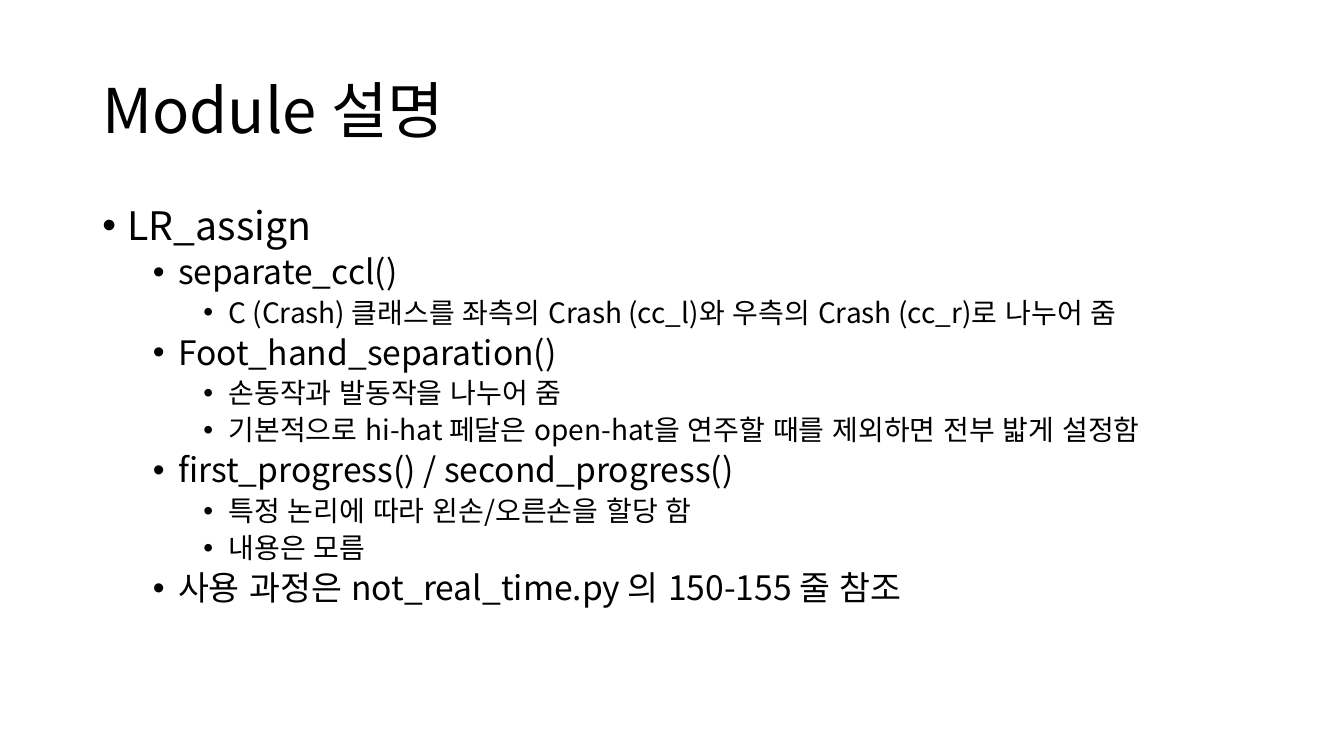
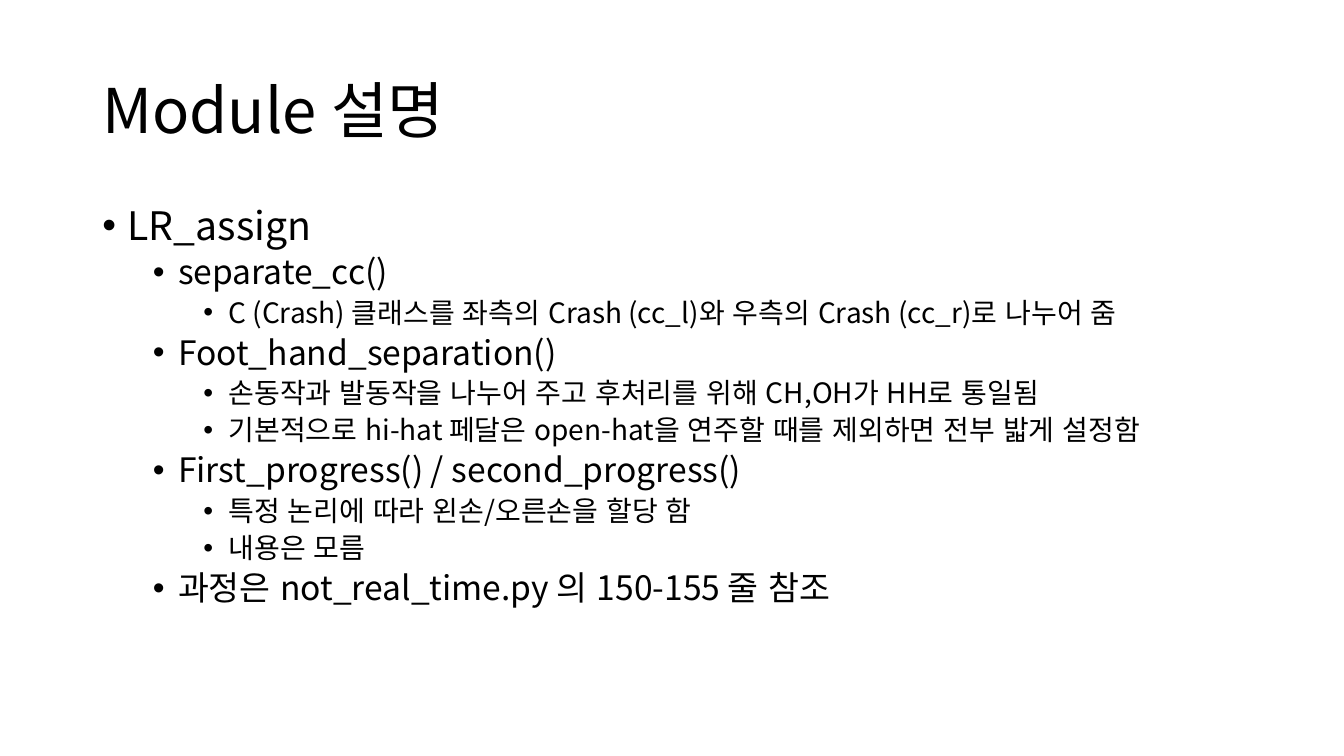
Before and after one commit to cid2rrrr/DRUMMM, a slide deck: slide 7 of 청음지능 인수인계.pptx (slide 6 before the commit). Drawn at 1344x756 pixels with LibreOffice and Linux fonts; fonts in the diff are those of the drawing. Boxes give left, top, right and bottom in pixels: in the first picture for what was removed or moved away, otherwise in the second. Text is boxed around its words. In the diff, an @@ line names an element or a change of style, - is before the commit and + after.

```diff
--- a/청음지능 인수인계.pptx
+++ b/청음지능 인수인계.pptx
@@ text at <box>178,256,388,292</box>: text changed @@
-  • separate_ccl()
+  • separate_cc()
@@ text at <box>228,379,1038,408</box>: text changed @@
-    • 손동작과 발동작을 나누어 줌
+    • 손동작과 발동작을 나누어 주고 후처리를 위해 CH,OH가 HH로 통일됨
@@ text at <box>178,454,742,491</box>: text changed @@
-  • first_progress() / second_progress()
+  • First_progress() / second_progress()
@@ text at <box>178,572,830,608</box>: text changed @@
-  • 사용 과정은 not_real_time.py 의 150-155 줄 참조
+  • 과정은 not_real_time.py 의 150-155 줄 참조
```
Also in this commit, not shown: 6 other slides changed, 1 slide added, 1 slide removed, 2 other files.
